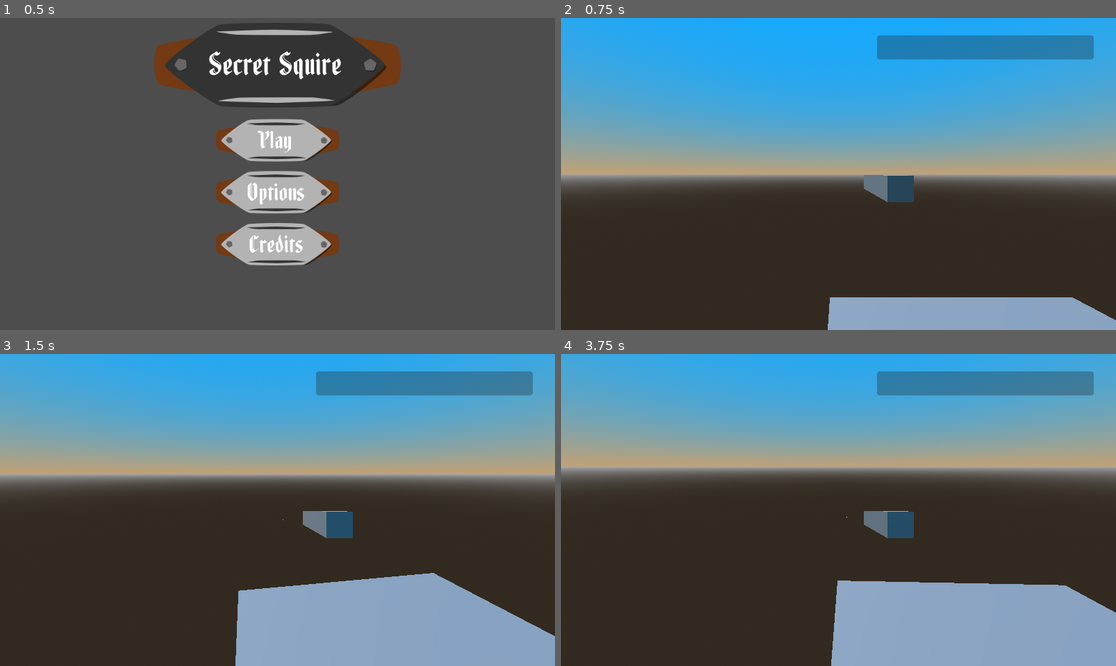
Above: before the commit, frames 1-4 (two rows, left to right).
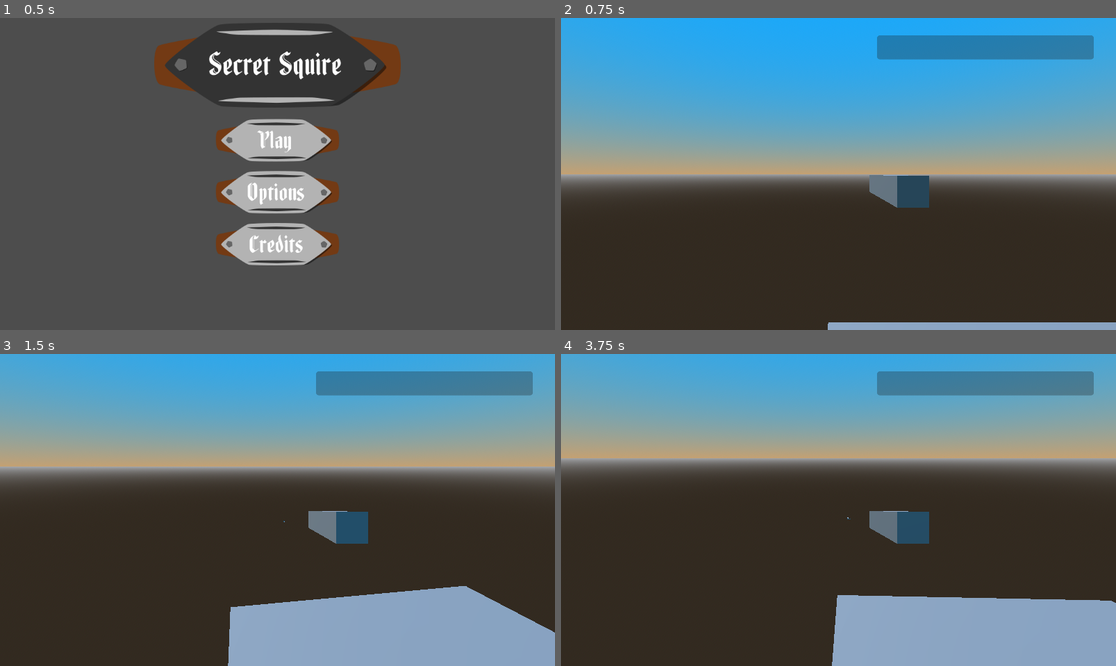
Above: after the commit, the same moments.

Repository: CodeyWinslow/brackeys_2025_1
Game: Godot game, scene res://scenes/GUI/main_menu.tscn
Two runs of this game, one before a commit and one after it. Both use one fixed random seed, a clock stepped at 60 frames per second and the inputs below.
Inputs (mouse positions are in pixels of both pictures, inside the frame that each line leads up to):
- Up to frame 1 (0.5 s): no input
- Up to frame 2 (0.75 s): click "Play" at 0.5 s
- Up to frame 3 (1.5 s): tap Enter at 1.25 s; move the mouse to (305, 510) at 1.27 s; press the mouse at (305, 510) at 1.28 s; hold Up from 1.28 s (still down)
- Up to frame 4 (3.75 s): keep holding Up; tap Space at 2, 3.5 s; move the mouse to (810, 510) at 2.02 s; release the mouse at (810, 510) at 2.03 s; right-click (810, 510) at 2.1 s; tap Enter at 2.75 s; move the mouse to (849, 503) at 2.77 s; tap Tab at 2.85 s; move the mouse to (832, 516) at 3.52 s; click (832, 516) at 3.6 s

Frame 1 is identical in both runs. In frame 2, 4.4% of the frame differs, in the area x 48-100%, y 50-98%; in frame 3, 8.4%; in frame 4, 13%, in the area x 0-100%, y 20-100%.

Commit message:
Arrows now "stick" to objects when they impact

Diff:
--- a/godot/brackeyssnipergame/prefabs/player.tscn
+++ b/godot/brackeyssnipergame/prefabs/player.tscn
@@ -8,6 +8,7 @@
 camera = NodePath("Camera3D")
 
 [node name="Camera3D" type="Camera3D" parent="."]
+fov = 65.0
 
 [node name="Crossbow" parent="Camera3D" instance=ExtResource("2_bjgpu")]
 transform = Transform3D(-1, 0, -8.74228e-08, 0, 1, 0, 8.74228e-08, 0, -1, 0.116846, -0.0278318, -0.558068)
--- a/godot/brackeyssnipergame/scripts/arrow_base.gd
+++ b/godot/brackeyssnipergame/scripts/arrow_base.gd
@@ -2,7 +2,10 @@
 
 @export var launch_force = 20.0
 
+var stuck := false
+
 func _ready():
+	self.body_entered.connect(_on_body_entered)
 	# Set initial physics properties
 	gravity_scale = 1.0
 	continuous_cd = true  # Enable continuous collision detection
@@ -12,3 +15,15 @@
 func fire_arrow():
 	# Apply impulse in the given direction
 	apply_central_impulse(global_transform.basis.z * launch_force)
+
+func _on_body_entered(body):
+	if stuck:
+		return
+
+	stuck = true  # Mark as stuck
+	freeze = true  # Disable physics
+	collision_layer = 0  # Disable further collisions
+	collision_mask = 0
+
+	# Attach arrow to the hit object (optional, prevents floating)
+	reparent(body, true)
